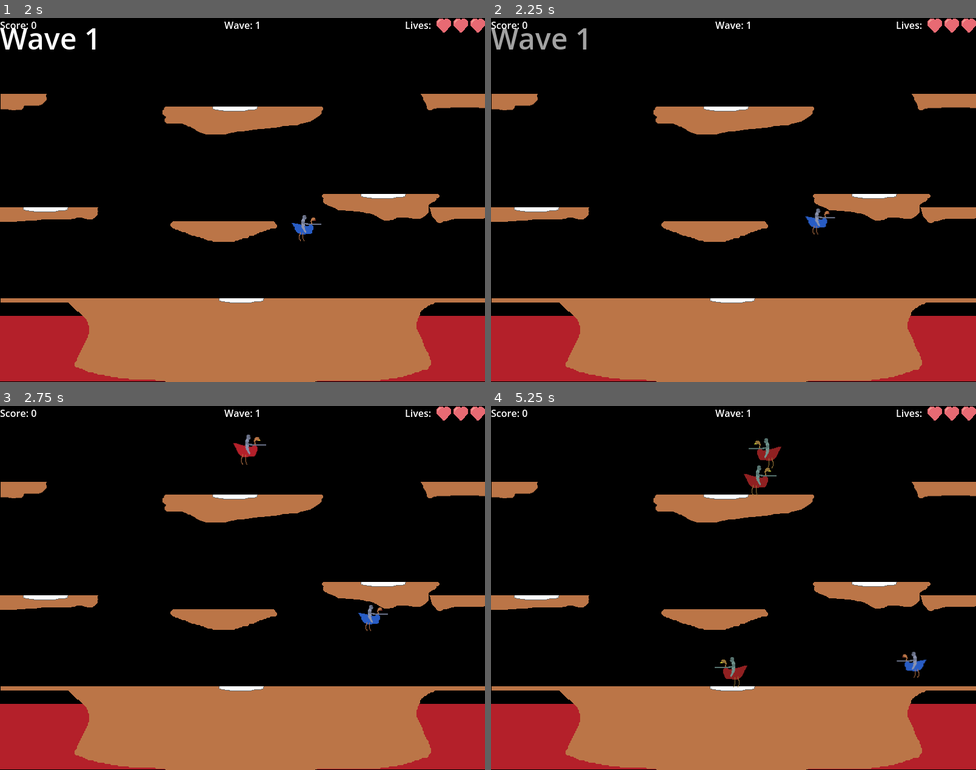
Above: before the commit, frames 1-4 (two rows, left to right).
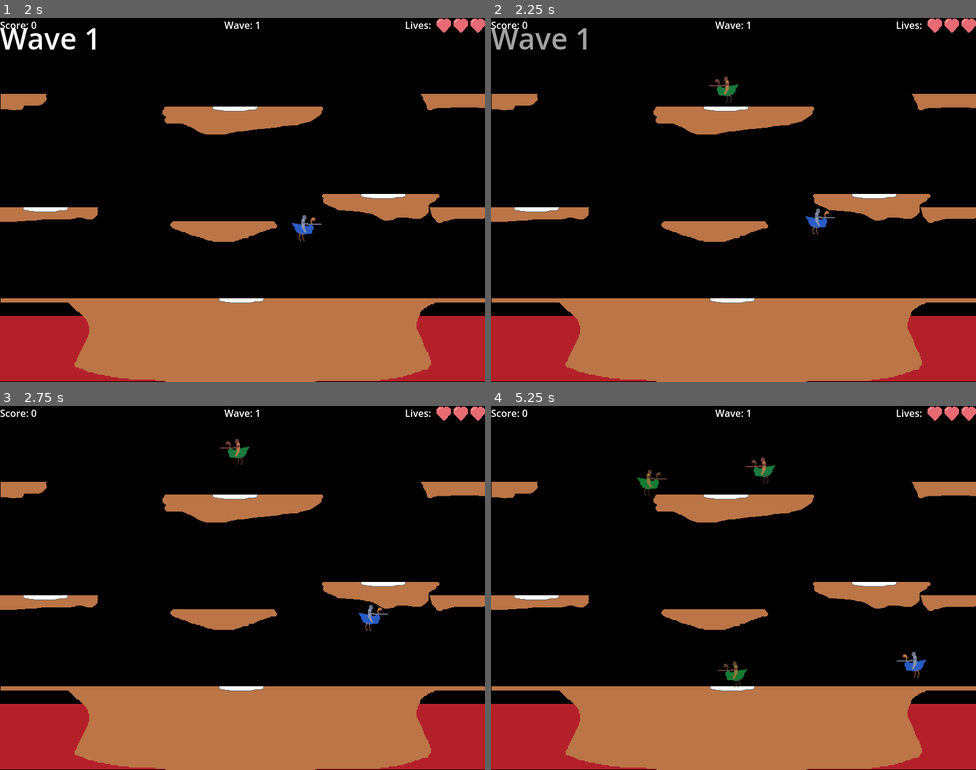
Above: after the commit, the same moments.

Repository: Tartelati/Jousting
Game: Godot game, scene res://scenes/main.tscn
The game is run twice, just before and just after one commit, with the same random seed, the same clock (stepped at 60 frames per second) and the same inputs. Sound files missing from this copy of the repository are replaced by a short silence.
Inputs:
- Up to frame 1 (2 s): click "Start Game" at 0.5 s; tap Enter (start_game) at 1.25, 1.35 s; hold Right (move_right) from 1.28 s (still down); tap Space (Flap) at 1.52, 1.82 s
- Up to frame 2 (2.25 s): keep holding Right (move_right); tap Enter (start_game) at 2.1 s
- Up to frame 3 (2.75 s): keep holding Right (move_right); tap Space (Flap) at 2.27, 2.57 s
- Up to frame 4 (5.25 s): release Right (move_right) at 2.78 s; hold Left (move_left) 2.78-3.53 s; tap Enter (start_game) every 0.75 s from 2.85 to 5.1 s; hold Right (move_right) 3.53-5.03 s; tap Space (Flap) at 3.77, 4.07, 4.52, 4.82 s; hold Left (move_left) from 5.03 s (still down)

Frame 1 is identical in both runs. In frame 2, 0.2% of the frame differs, in the area x 44-52%, y 16-24%; in frame 3, 0.3%; in frame 4, 0.8%, in the area x 30-60%, y 8-78%.

Commit message:
Added new placeholder sprites. Fixed the player left part of the screen bug with better screen_wrapping function

Diff:
--- a/project.godot
+++ b/project.godot
@@ -25,6 +25,7 @@
 
 window/size/viewport_width=800
 window/size/viewport_height=600
+window/stretch/mode="viewport"
 
 [input]
 
--- a/scenes/entities/enemy_base.tscn
+++ b/scenes/entities/enemy_base.tscn
@@ -1,7 +1,7 @@
 [gd_scene load_steps=10 format=3 uid="uid://cba2m06mfhdpm"]
 
-[ext_resource type="Texture2D" uid="uid://bykqipbvrg607" path="res://assets/sprites/player2-placeholder.png" id="1_1rga0"]
 [ext_resource type="Script" uid="uid://v56hqa6big8u" path="res://scripts/entities/enemy_base.gd" id="1_ltmif"]
+[ext_resource type="Texture2D" uid="uid://75doebxc70lg" path="res://assets/sprites/enemy_base-placeholder.png" id="2_1odx1"]
 [ext_resource type="AudioStream" uid="uid://d1sd8lcae1tjg" path="res://assets/sounds/sfx/enemy_flap.wav" id="3_1odx1"]
 [ext_resource type="Texture2D" uid="uid://cvd3kcrwla4om" path="res://assets/sprites/egg.png" id="3_qag7e"]
 [ext_resource type="AudioStream" uid="uid://ctmd2on11oc70" path="res://assets/sounds/sfx/collision_sound.wav" id="4_xadvl"]
@@ -24,7 +24,7 @@
 script = ExtResource("1_ltmif")
 
 [node name="EnemySprite" type="Sprite2D" parent="EnemyBody"]
-texture = ExtResource("1_1rga0")
+texture = ExtResource("2_1odx1")
 
 [node name="CollisionShape2D" type="CollisionShape2D" parent="EnemyBody"]
 position = Vector2(4, 6)
--- a/scenes/entities/enemy_bounder.tscn
+++ b/scenes/entities/enemy_bounder.tscn
@@ -1,7 +1,7 @@
 [gd_scene load_steps=5 format=3 uid="uid://b6fl4hgk3xwjd"]
 
 [ext_resource type="Script" uid="uid://boud7skxqmx1f" path="res://scripts/entities/enemy_bounder.gd" id="1_66jom"]
-[ext_resource type="Texture2D" uid="uid://bykqipbvrg607" path="res://assets/sprites/player2-placeholder.png" id="2_1cvw5"]
+[ext_resource type="Texture2D" uid="uid://75doebxc70lg" path="res://assets/sprites/enemy_base-placeholder.png" id="2_66jom"]
 
 [sub_resource type="CircleShape2D" id="CircleShape2D_ltmif"]
 radius = 27.0185
@@ -15,8 +15,8 @@
 [node name="EnemyBody" type="CharacterBody2D" parent="."]
 script = ExtResource("1_66jom")
 
-[node name="Sprite2D" type="Sprite2D" parent="EnemyBody"]
-texture = ExtResource("2_1cvw5")
+[node name="EnemySprite" type="Sprite2D" parent="EnemyBody"]
+texture = ExtResource("2_66jom")
 
 [node name="CollisionShape2D" type="CollisionShape2D" parent="EnemyBody"]
 position = Vector2(4, 6)
--- a/scenes/entities/player.gd
+++ b/scenes/entities/player.gd
@@ -16,6 +16,8 @@
 @onready var collision_sound = $CollisionSound
 @onready var death_sound = $DeathSound
 @onready var combat_area = $CombatArea
+@onready var collection_area = $CollectionArea
+
 
 func _ready():
 	# Add to player group for easy access
@@ -23,6 +25,9 @@
 
 	# Connect combat area signal
 	combat_area.connect("area_entered", _on_combat_area_area_entered)
+	# Connect collection_area signal
+
+	collection_area.connect("area_entered", _on_collection_area_area_entered)
 
 func _physics_process(delta):
 	if not is_alive:
@@ -53,23 +58,31 @@
 	velocity.x = direction * move_speed
 
 	# Handle screen wrapping
-	var viewport_size = get_viewport_rect().size
-	# Horizontal wrapping (left/right)
-	if position.x < -sprite.texture.get_width():
-		position.x = viewport_size.x + sprite.texture.get_width()
-	elif position.x > viewport_size.x + sprite.texture.get_width():
-		position.x = -sprite.texture.get_width()
-
-	# Prevent falling out of the bottom of the screen
-	if position.y > viewport_size.y:
-		position.y = viewport_size.y
-		velocity.y = 0
+	screen_wrapping()
 
 	# Update animation based on movement
 	update_animation()
 
 	# Move the character
 	move_and_slide()
+
+func screen_wrapping():
+	var viewport_rect = get_viewport_rect().size
+
+	# Create a larger buffer for wrapping
+	var buffer = 10  # Increased buffer size
+
+	# Check if player is about to go off the left edge
+	if global_position.x < buffer:
+		# Immediately teleport to right side with same velocity
+		global_position.x = viewport_rect.x - buffer
+		# No need to change velocity, keep momentum
+
+	# Check if player is about to go off the right edge
+	elif global_position.x > viewport_rect.x - buffer:
+	# Immediately teleport to left side with same velocity
+		global_position.x = buffer
+	# No need to change velocity, keep momentum
 
 func update_animation():
 	# This would be replaced with proper animation states
@@ -157,3 +170,20 @@
 	position = Vector2(get_viewport_rect().size.x / 2, get_viewport_rect().size.y / 2)
 	velocity = Vector2.ZERO
 	sprite.modulate = Color(1, 1, 1)  # Reset color
+
+func _on_collection_area_area_entered(area):
+	#Debug print to check if this function is being called
+	print("Collection area detected: ", area.name)
+
+	# Check if the area is an EggArea from an enemy
+	if area.name == "EggArea" and area.get_parent().is_in_group("enemies"):
+		var enemy = area.get_parent()
+
+		#Print more debug info to understand the state
+		print("Enemy current_state: ", enemy.current_state if "current_state" in enemy else "unknown")
+		print("Enemy State.EGG value: ", enemy.State.EGG if "State" in enemy else "unknown")
+
+		# Check if enemy is in EGG state
+		if "current_state" in enemy and (enemy.current_state == enemy.State.EGG or enemy.current_state == enemy.State.HATCHING):
+			print("Egg Collected by player via collection area!")
+			enemy.collect_egg()
--- a/scenes/entities/player.tscn
+++ b/scenes/entities/player.tscn
@@ -45,10 +45,10 @@
 [node name="DeathSound" type="AudioStreamPlayer2D" parent="PlayerBody"]
 stream = ExtResource("5_ss7kx")
 
-[node name="Collection Area" type="Area2D" parent="PlayerBody"]
+[node name="CollectionArea" type="Area2D" parent="PlayerBody"]
 collision_mask = 16
 
-[node name="CollisionShape2D" type="CollisionShape2D" parent="PlayerBody/Collection Area"]
+[node name="CollisionShape2D" type="CollisionShape2D" parent="PlayerBody/CollectionArea"]
 position = Vector2(0, 13)
 shape = SubResource("CircleShape2D_5u6hq")
 debug_color = Color(0.587041, 0.54364, 0.220657, 0.42)
--- a/scenes/levels/level_base.tscn
+++ b/scenes/levels/level_base.tscn
@@ -13,7 +13,10 @@
 [ext_resource type="Script" uid="uid://cb8uooe1yjyuj" path="res://scripts/managers/wave_manager.gd" id="12_imdmy"]
 
 [sub_resource type="RectangleShape2D" id="RectangleShape2D_imdmy"]
-size = Vector2(832, 6)
+size = Vector2(960, 6)
+
+[sub_resource type="RectangleShape2D" id="RectangleShape2D_dq8h5"]
+size = Vector2(979, 5)
 
 [sub_resource type="RectangleShape2D" id="RectangleShape2D_ioey5"]
 size = Vector2(800, 108)
@@ -48,10 +51,10 @@
 texture = ExtResource("3_dje0g")
 
 [node name="CollisionPolygon2D" type="CollisionPolygon2D" parent="Platforms/platform2"]
-polygon = PackedVector2Array(294, -175, 306, -148, 321, -152, 400, -151, 400, -175)
+polygon = PackedVector2Array(294, -175, 306, -148, 321, -152, 433, -150, 433, -175)
 
 [node name="CollisionPolygon2D2" type="CollisionPolygon2D" parent="Platforms/platform2"]
-polygon = PackedVector2Array(-399, -175, -324, -175, -325, -163, -336, -155, -360, -156, -366, -147, -400, -150)
+polygon = PackedVector2Array(-426, -174, -324, -175, -325, -163, -336, -155, -360, -156, -366, -147, -427, -150)
 
 [node name="platform3" type="StaticBody2D" parent="Platforms"]
 collision_layer = 2
@@ -62,10 +65,10 @@
 texture = ExtResource("4_g7p6o")
 
 [node name="CollisionPolygon2D" type="CollisionPolygon2D" parent="Platforms/platform3"]
-polygon = PackedVector2Array(-400, 12, -238, 12, -240, 25, -249, 32, -271, 28, -286, 33, -338, 32, -374, 35, -400, 35)
+polygon = PackedVector2Array(-432, 12, -238, 12, -240, 25, -249, 32, -271, 28, -286, 33, -338, 32, -374, 35, -432, 37)
 
 [node name="CollisionPolygon2D2" type="CollisionPolygon2D" parent="Platforms/platform3"]
-polygon = PackedVector2Array(309, 11, 399, 11, 399, 30, 349, 30, 325, 37, 314, 28)
+polygon = PackedVector2Array(309, 11, 431, 11, 430, 30, 349, 30, 325, 37, 314, 28)
 
 [node name="platform4" type="StaticBody2D" parent="Platforms"]
 collision_layer = 2
@@ -88,7 +91,7 @@
 texture = ExtResource("6_ynct0")
 
 [node name="CollisionShape2D" type="CollisionShape2D" parent="Platforms/platform5"]
-position = Vector2(73, 130)
+position = Vector2(50, 130)
 shape = SubResource("RectangleShape2D_imdmy")
 
 [node name="platform6" type="StaticBody2D" parent="Platforms"]
@@ -102,6 +105,13 @@
 
 [node name="CollisionPolygon2D" type="CollisionPolygon2D" parent="Platforms/platform6"]
 polygon = PackedVector2Array(1, -31, 169, -30, 173, -23, 169, -18, 101, 5, 63, 4, 5, -19, -2, -25)
+
+[node name="Ceiling" type="StaticBody2D" parent="Platforms"]
+collision_layer = 2
+
+[node name="CollisionShape2D" type="CollisionShape2D" parent="Platforms/Ceiling"]
+position = Vector2(-23.5, -301.5)
+shape = SubResource("RectangleShape2D_dq8h5")
 
 [node name="Lava" type="Area2D" parent="."]
 position = Vector2(400, 300)
--- a/scripts/entities/enemy_base.gd
+++ b/scripts/entities/enemy_base.gd
@@ -21,21 +21,28 @@
 @onready var egg_area = $EggArea
 @onready var egg_sprite = $EggSprite
 
+
 func _ready():
 	add_to_group("enemies")
-	hatch_timer.connect("timeout", _on_hatch_timer_timeout)
+	if hatch_timer:
+		hatch_timer.connect("timeout", _on_hatch_timer_timeout)
 
 	# Initialize with random direction
 	direction = 1 if randf() > 0.5 else -1
 
 	# Connect the combat area signal
-	combat_area.connect("area_entered", _on_combat_area_area_entered)
-
-	# Connect egg area signal
-	egg_area.connect("body_entered", _on_egg_area_body_entered)
-	egg_area.monitoring = false  # Start disabled
+	if combat_area:
+		combat_area.connect("area_entered", _on_combat_area_area_entered)
+
+	# Connect egg area signal - changed from body_entered to area_entered
+	if egg_area:
+		egg_area.connect("area_entered", _on_egg_area_area_entered)
+		egg_area.monitoring = false  # Start disabled
 
 func _physics_process(delta):
+	# Handle screen wrapping
+	screen_wrapping()
+
 	match current_state:
 		State.FLYING:
 			process_flying(delta)
@@ -58,7 +65,7 @@
 			# Handled by animation and timer
 			# Ensure both areas are disabled during hatching
 			combat_area.monitoring = false
-			egg_area.monitoring = false
+			egg_area.monitoring = true
 		State.DEAD:
 			queue_free()
 
@@ -70,6 +77,25 @@
 		enemy_sprite.modulate = Color(0.8, 1, 0.8)  # Slight green tint when walking
 
 
+
+func screen_wrapping():
+	var viewport_rect = get_viewport_rect().size
+
+	# Create a larger buffer for wrapping
+	var buffer = 10  # Increased buffer size
+
+	# Check if player is about to go off the left edge
+	if global_position.x < buffer:
+		# Immediately teleport to right side with same velocity
+		global_position.x = viewport_rect.x - buffer
+		# No need to change velocity, keep momentum
+
+	# Check if player is about to go off the right edge
+	elif global_position.x > viewport_rect.x - buffer:
+	# Immediately teleport to left side with same velocity
+		global_position.x = buffer
+	# No need to change velocity, keep momentum
+
 func process_flying(delta):
 	# Basic AI movement - override in specific enemy types
 	# Apply gravity
@@ -82,15 +108,8 @@
 	# Horizontal movement
 	velocity.x = direction * move_speed
 
-	# Screen wrapping
-	var viewport_size = get_viewport_rect().size
-	if position.x < 0:
-		position.x = viewport_size.x
-	elif position.x > viewport_size.x:
-		position.x = 0
-
 	# Change direction occasionally
-	if randf() < 0.005:  # 0.5% chance per frame
+	if randf() < 0.05:  # 0.5% chance per frame
 		direction *= -1
 		enemy_sprite.flip_h = (direction < 0)
 
@@ -108,12 +127,6 @@
 
 	# Screen wrapping
 	var viewport_size = get_viewport_rect().size
-
-	# Horizontal wrapping (left/right)
-	if position.x < -enemy_sprite.texture.get_width():
-		position.x = viewport_size.x + enemy_sprite.texture.get_width()
-	elif position.x > viewport_size.x + enemy_sprite.texture.get_width():
-		position.x = -enemy_sprite.texture.get_width()
 
 	# Change direction if at edge of platform or randomly
 	if !check_ground_ahead() || randf() < 0.01:  # 1% chance per frame to change direction
@@ -195,12 +208,22 @@
 
 	# Enable Egg Collection when in Egg state
 	egg_area.monitoring = true
-
-func _on_egg_area_body_entered(body):
+	egg_area.monitorable = true
+
+	for area in egg_area.get_overlapping_areas():
+		if area.name == "Collection Area" and area.get_parent().is_in_group("players"):
+			print("Manual overlap detection: Egg collected")
+			collect_egg()
+			break
+
+# New function for area-based egg collection
+func _on_egg_area_area_entered(area):
 	# Add debug print to see if this function is being called
-	print("Body entered egg area: ", body.name)
-	if current_state == State.EGG and body.is_in_group("players"):
-		print("Egg collected by player!")
+	print("Area entered egg area: ", area.name)
+
+	# Check if the area is the player's Collection Area
+	if (current_state == State.EGG or current_state == State.HATCHING) and area.get_parent().is_in_group("players"):
+		print("Egg collected by player's collection area!")
 		collect_egg()
 
 func defeat():
@@ -253,4 +276,11 @@
 func _on_hatch_timer_timeout():
 	current_state = State.FLYING
 	enemy_sprite.modulate = Color(1, 1, 1)  # Reset color
-	# Change sprite back to enemy (would use animation in full implementation)
+	# Change sprite back to enemy
+	enemy_sprite.visible = true
+	egg_sprite.visible = false
+
+	# Reset collision layers
+	set_collision_layer_value(3, true) # Turn on enemy layer
+	set_collision_layer_value(4, false) # Turn off egg layer
+	set_collision_mask_value(1, true) # Collide with player again
--- a/scripts/entities/enemy_bounder.gd
+++ b/scripts/entities/enemy_bounder.gd
@@ -6,10 +6,12 @@
 	move_speed = 80
 
 	# Set sprite color to distinguish enemy type
-	enemy_sprite.modulate = Color(1, 0.5, 0.5)  # Red tint
+	enemy_sprite = "res://assets/sprites/enemy_bounder-placeholder.png"
 
 # Override the flying process for this specific enemy type
 func process_flying(delta):
+	screen_wrapping()
+
 	# Bounder just bounces around randomly
 	# Apply gravity
 	velocity.y += gravity * delta
@@ -21,13 +23,6 @@
 	# Horizontal movement
 	velocity.x = direction * move_speed
 
-	# Screen wrapping
-	var viewport_size = get_viewport_rect().size
-	if position.x < 0:
-		position.x = viewport_size.x
-	elif position.x > viewport_size.x:
-		position.x = 0
-
 	# Change direction occasionally
 	if randf() < 0.01:  # 1% chance per frame
 		direction *= -1
--- a/scripts/entities/enemy_hunter.gd
+++ b/scripts/entities/enemy_hunter.gd
@@ -8,10 +8,12 @@
 	move_speed = 100
 
 	# Set sprite color to distinguish enemy type
-	enemy_sprite.modulate = Color(0.5, 0.5, 1)  # Blue tint
+	enemy_sprite = "res://assets/sprites/enemy_hunter-placeholder.png"
 
 # Override the flying process for this specific enemy type
 func process_flying(delta):
+	screen_wrapping()
+
 	# Hunter actively seeks the player
 	# Find target if none
 	if target == null:
@@ -34,8 +36,7 @@
 			direction = -1
 		elif target.position.x > position.x + 20:
 			direction = 1
-
-		enemy_sprite.flip_h = (direction < 0)
+			enemy_sprite.flip_h = (direction < 0)
 	else:
 		# Random flapping if no target
 		if randf() < 0.03:
@@ -49,11 +50,5 @@
 	# Horizontal movement
 	velocity.x = direction * move_speed
 
-	# Screen wrapping
-	var viewport_size = get_viewport_rect().size
-	if position.x < 0:
-		position.x = viewport_size.x
-	elif position.x > viewport_size.x:
-		position.x = 0
 
 	move_and_slide()
Binary file added: assets/sprites/enemy_base-placeholder.png
Not shown, added: assets/sprites/enemy_base-placeholder.png.import
Binary file added: assets/sprites/enemy_bounder-placeholder.png
Not shown, added: assets/sprites/enemy_bounder-placeholder.png.import
Binary file added: assets/sprites/enemy_hunter-placeholder.png
Not shown, added: assets/sprites/enemy_hunter-placeholder.png.import
Not shown: 1 places in scenes/levels/level_base.tscn that only renumber resources
Not shown, changed: .gitignore
